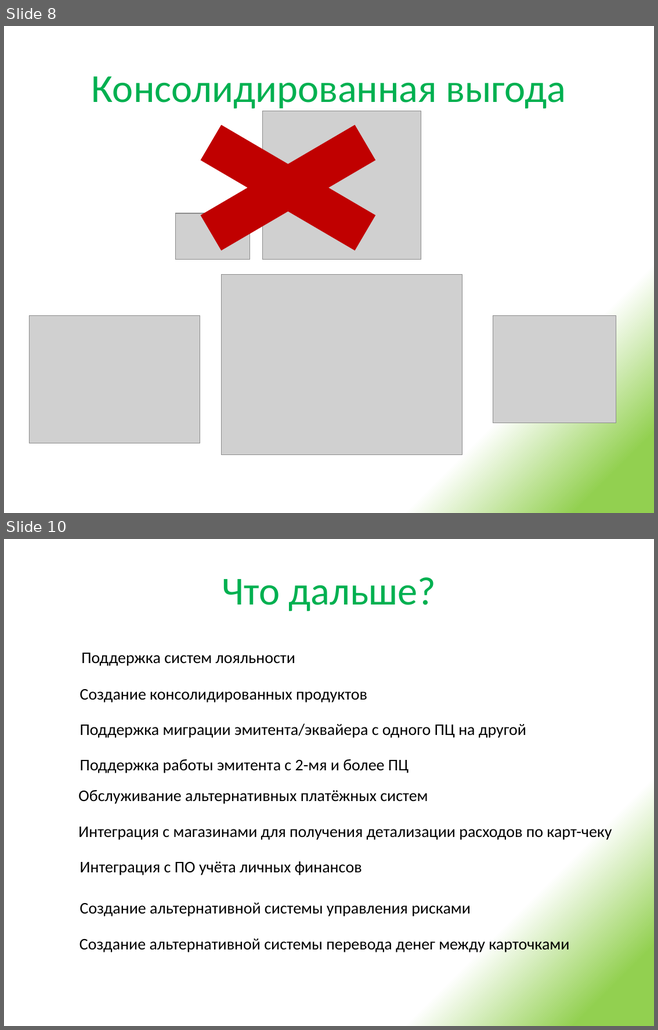
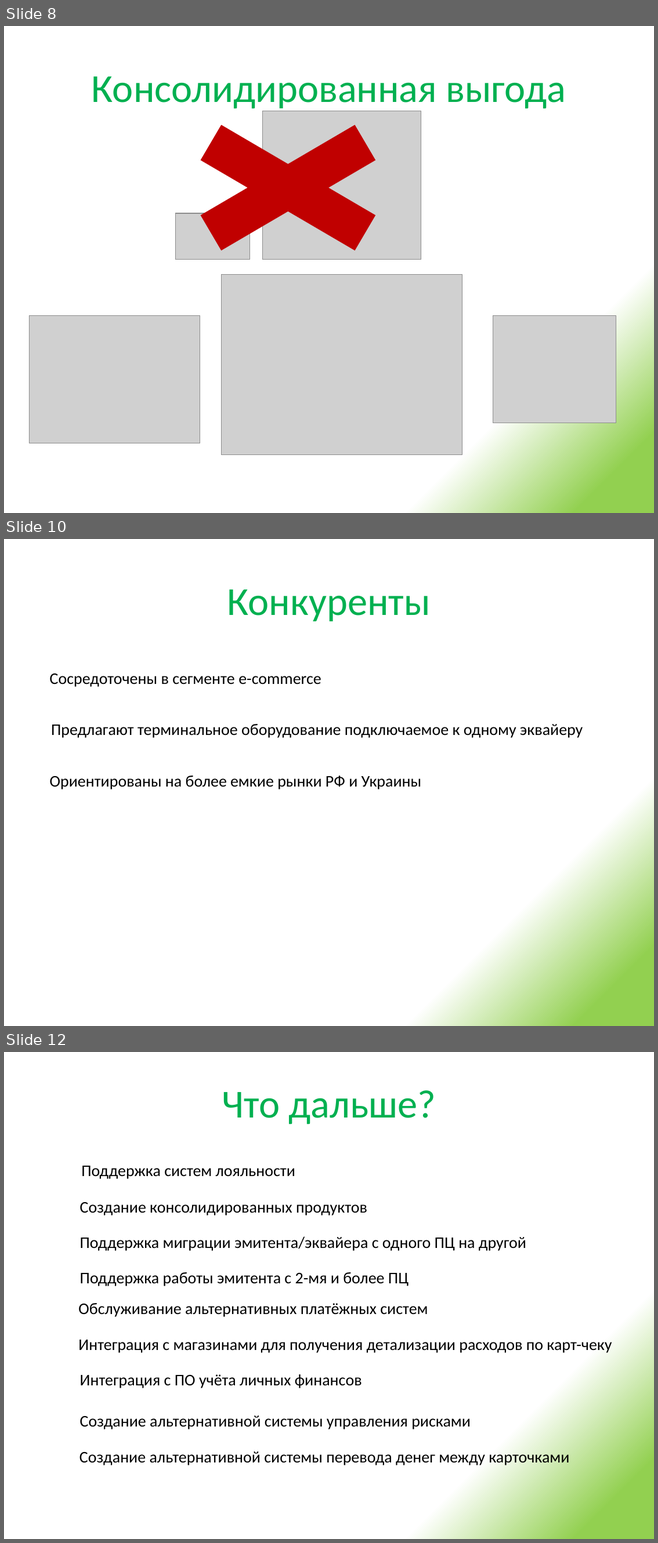
Before and after one commit to urgal/scft, a slide deck: Docs/Презентация решения.pptx. Shown one above the other, each under a label of ours: slides 8 and 10 before the commit, slides 8, 10 and 12 after it; the slides between them are not shown. The pictures are 658x1030 and 658x1543 pixels, drawn with LibreOffice and Linux fonts; fonts in the diff are those of the drawing; grey boxes stand for pictures. Boxes give left, top, right and bottom in pixels: in the first picture for what was removed or moved away, otherwise in the second. Text is boxed around its words. In the diff, an @@ line names an element or a change of style, - is before the commit and + after.

```diff
--- a/Docs/Презентация решения.pptx
+++ b/Docs/Презентация решения.pptx
@@ slide 10 added at (4,539,654,1026), background gradient #92D050 to #FFFFFF @@
@@ title added at (227,589,430,621), 44 pt, text #00B050 @@
+Конкуренты
@@ text added at (50,674,321,687), 18 pt, text #000000 @@
+Сосредоточены в сегменте e-commerce
@@ text added at (51,724,582,738), 18 pt, text #000000 @@
+Предлагают терминальное оборудование подключаемое к одному эквайеру
@@ text added at (50,776,422,790), 18 pt, text #000000 @@
+Ориентированы на более емкие рынки РФ и Украины
@@ what was slide 10 is now slide 12 @@
```
Also in this commit, not shown: 3 slides changed, 2 other slides added, 1 slide removed, 1 other file.
